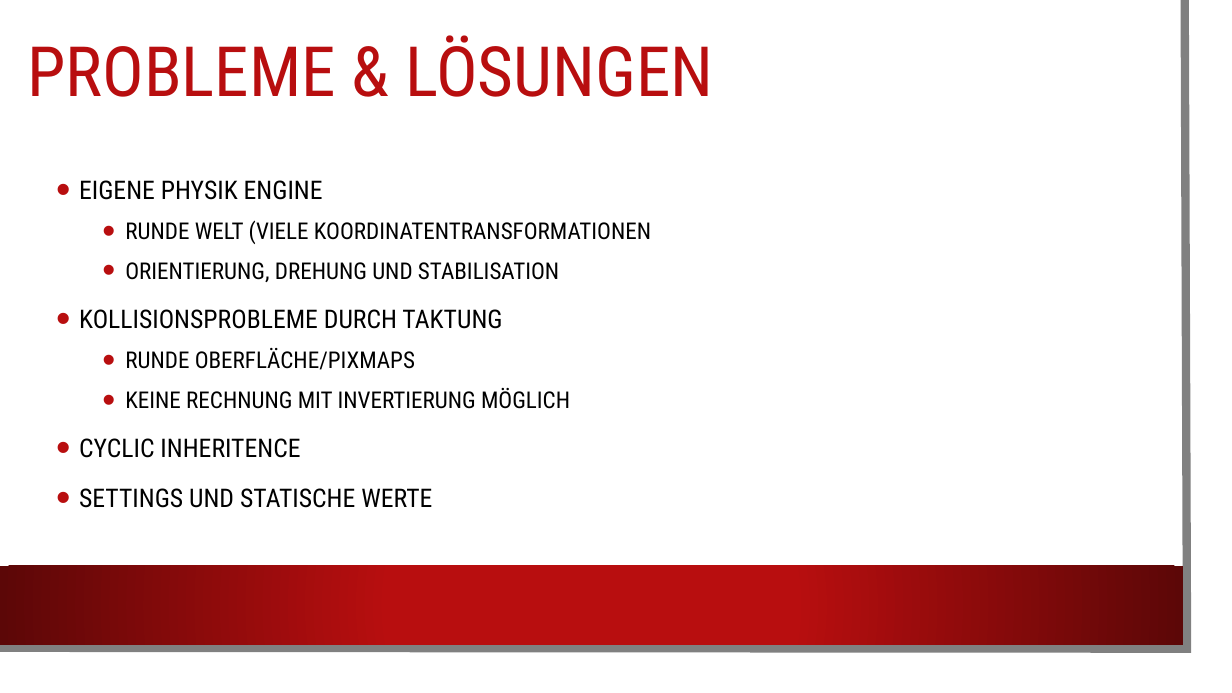
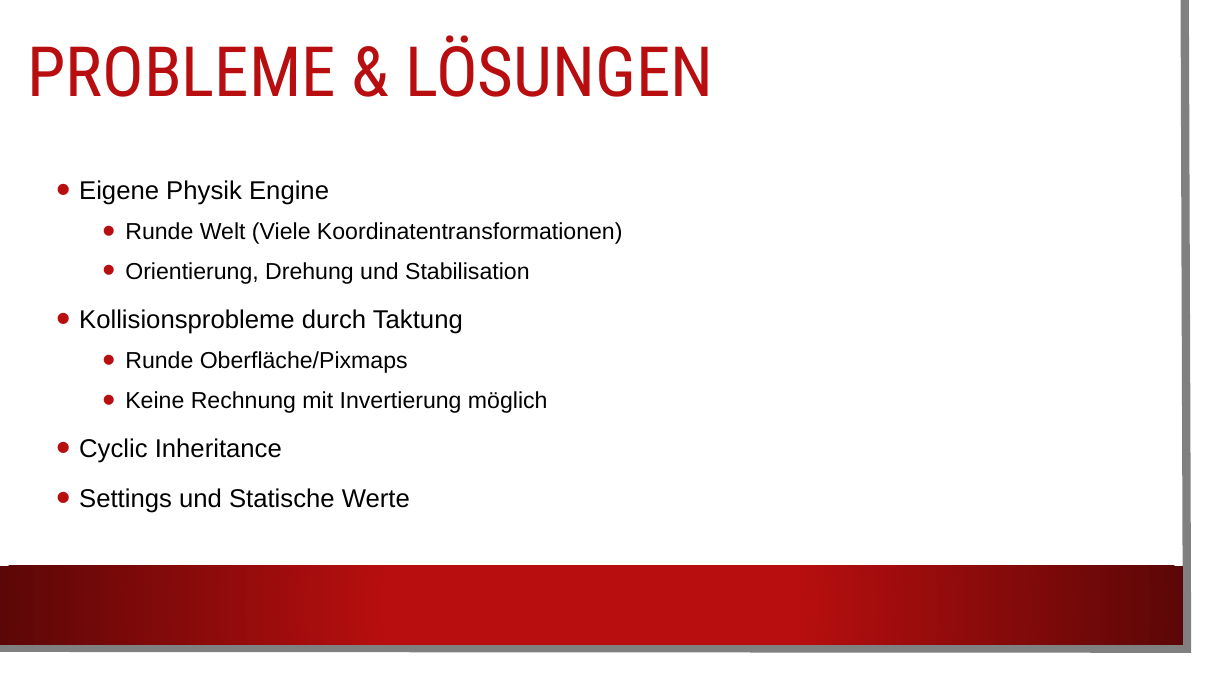
Before and after one commit to xXBasti/WorldwarJump, a slide deck: slide 11 of Docs/World war Jump Final.pptx (slide 9 before the commit). Drawn at 1232x693 pixels with LibreOffice and Linux fonts; fonts in the diff are those of the drawing; background and template pictures are left out. Boxes give left, top, right and bottom in pixels: in the first picture for what was removed or moved away, otherwise in the second. Text is boxed around its words. In the diff, an @@ line names an element or a change of style, - is before the commit and + after.

```diff
--- a/Docs/World war Jump Final.pptx
+++ b/Docs/World war Jump Final.pptx
@@ text at (x1=79, y1=180, x2=622, y2=513): text changed; font Roboto Condensed to Arial @@
-• EIGENE PHYSIK ENGINE
-  • RUNDE WELT (VIELE KOORDINATENTRANSFORMATIONEN
-  • ORIENTIERUNG, DREHUNG UND STABILISATION
-• KOLLISIONSPROBLEME DURCH TAKTUNG
-  • RUNDE OBERFLÄCHE/PIXMAPS
-  • KEINE RECHNUNG MIT INVERTIERUNG MÖGLICH
-• CYCLIC INHERITENCE
-• SETTINGS UND STATISCHE WERTE
+• Eigene Physik Engine
+  • Runde Welt (Viele Koordinatentransformationen)
+  • Orientierung, Drehung und Stabilisation
+• Kollisionsprobleme durch Taktung
+  • Runde Oberfläche/Pixmaps
+  • Keine Rechnung mit Invertierung möglich
+• Cyclic Inheritance
+• Settings und Statische Werte
```
Also in this commit, not shown: 3 other slides changed, 4 slides added, 3 slides removed, 1 other file.
